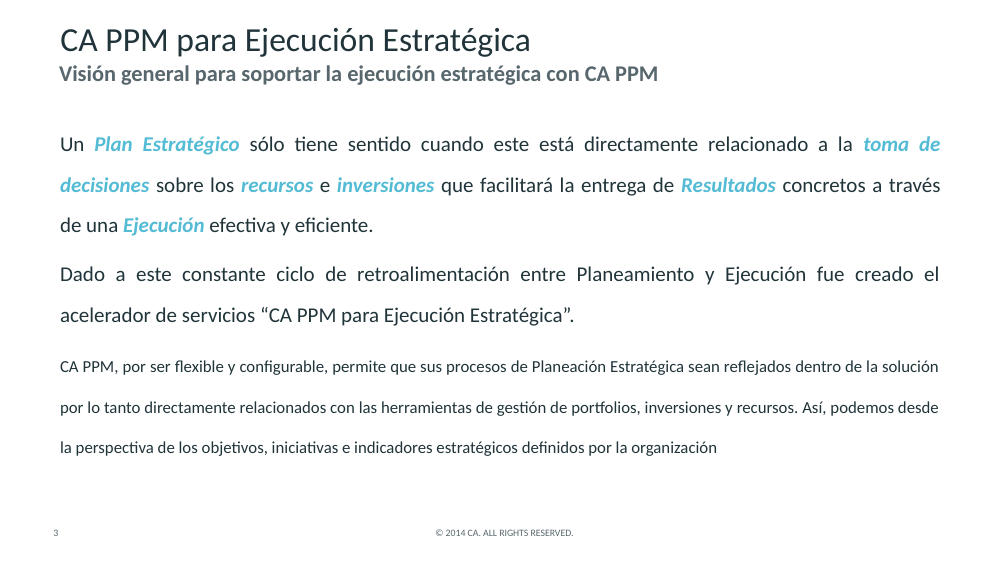
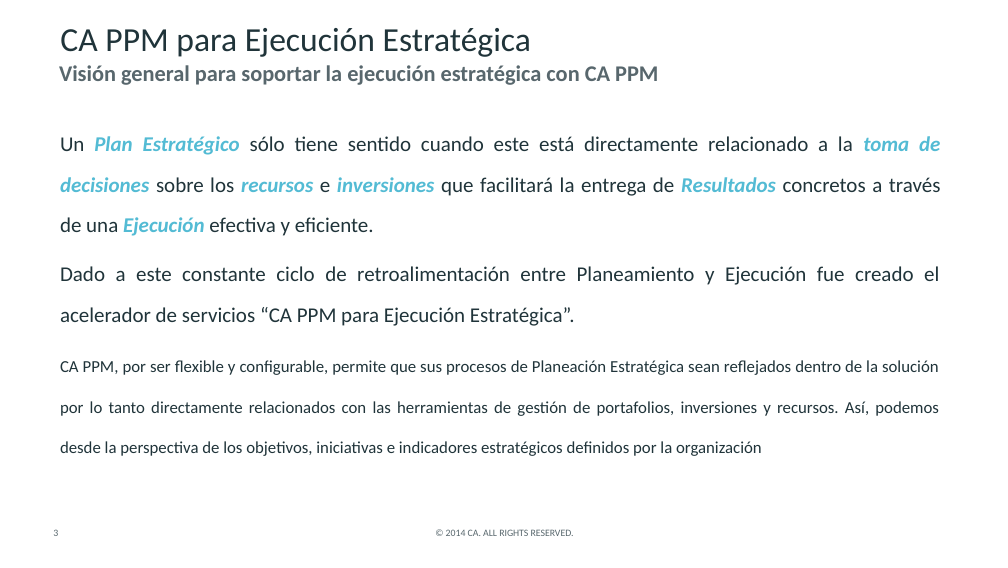
Before and after one commit to CALATAMITBMCOE/Strategic-Alignment, a slide deck: slide 3 of Documentation/CA PPM for Strategic Planning and Execution_ES.pptx. Drawn at 1008x568 pixels with LibreOffice and Linux fonts; fonts in the diff are those of the drawing; background and template pictures are left out. Boxes give left, top, right and bottom in pixels: in the first picture for what was removed or moved away, otherwise in the second. Text is boxed around its words. In the diff, an @@ line names an element or a change of style, - is before the commit and + after.

```diff
--- a/Documentation/CA PPM for Strategic Planning and Execution_ES.pptx
+++ b/Documentation/CA PPM for Strategic Planning and Execution_ES.pptx
@@ text at [60,360,939,456]: text changed @@
-CA PPM, por ser flexible y configurable, permite que sus procesos de Planeación Estratégica sean reflejados dentro de la solución por lo tanto directamente relacionados con las herramientas de gestión de portfolios, inversiones y recursos. Así, podemos desde la perspectiva de los objetivos, iniciativas e indicadores estratégicos definidos por la organización
+CA PPM, por ser flexible y configurable, permite que sus procesos de Planeación Estratégica sean reflejados dentro de la solución por lo tanto directamente relacionados con las herramientas de gestión de portafolios, inversiones y recursos. Así, podemos desde la perspectiva de los objetivos, iniciativas e indicadores estratégicos definidos por la organización
```
Also in this commit, not shown: 17 other slides changed, 1 slide added, 3 other files.
